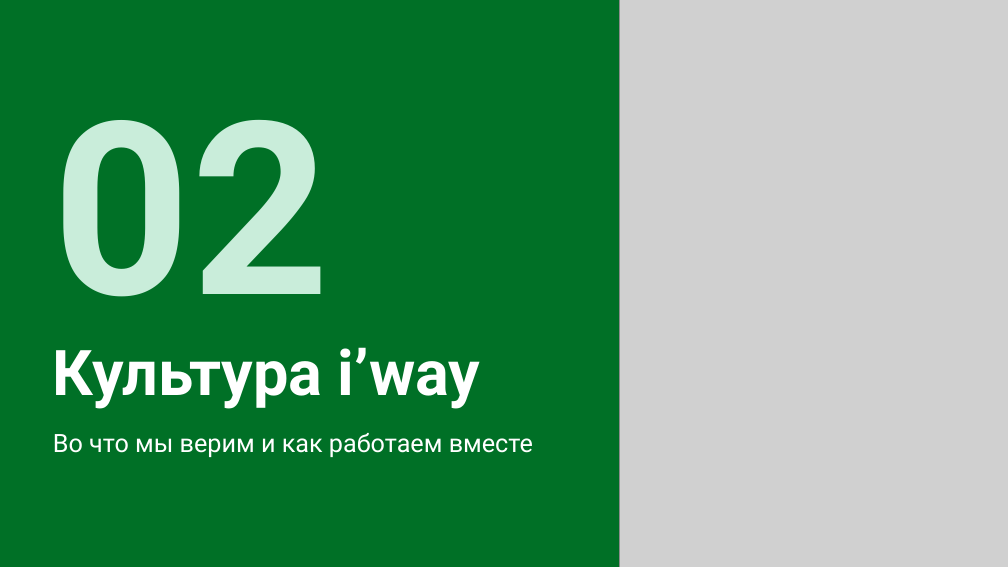
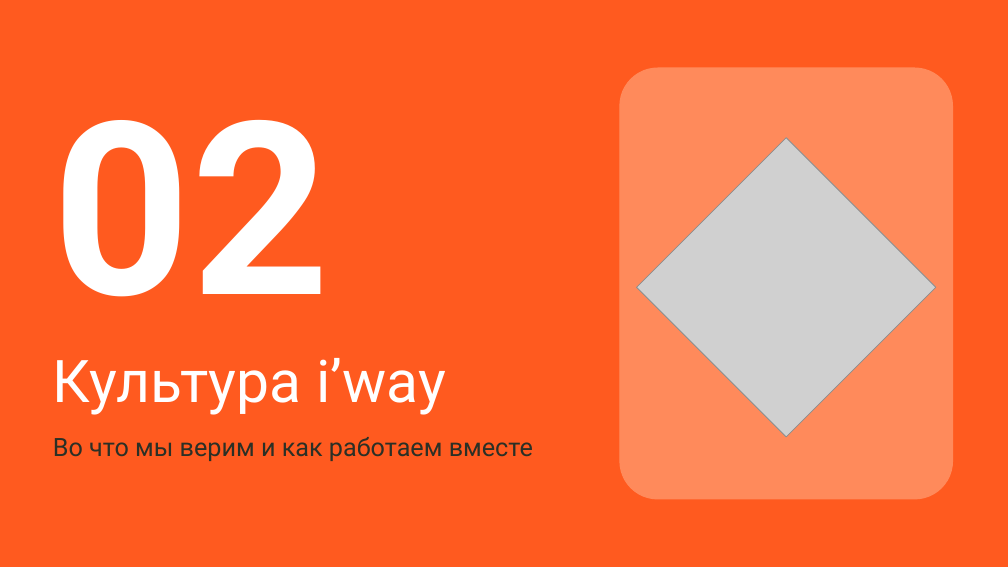
Before and after one commit to hriwayhr/HR-projects, a slide deck: slide 10 of presentations/HR-iway-onboarding-2026.pptx. Drawn at 1008x567 pixels with LibreOffice and Linux fonts; fonts in the diff are those of the drawing; grey boxes stand for pictures. Boxes give left, top, right and bottom in pixels: in the first picture for what was removed or moved away, otherwise in the second. Text is boxed around its words. In the diff, an @@ line names an element or a change of style, - is before the commit and + after.

```diff
--- a/presentations/HR-iway-onboarding-2026.pptx
+++ b/presentations/HR-iway-onboarding-2026.pptx
@@ background #007026 to #FF5A1F @@
@@ picture removed at <box>620,0,1008,567</box> @@
@@ text "02" at <box>53,120,330,297</box>: text colour #C9EDDA to #FFFFFF @@
@@ rounded rectangle added at <box>620,68,953,499</box>, fill #FF8A5B, outline #FF8A5B 1 pt @@
@@ picture added at <box>637,138,936,437</box> @@
@@ title "Культура i’way": place and size @@
-title "Культура i’way" at <box>53,347,481,409</box>
+title "Культура i’way" at <box>53,358,446,415</box>
@@ title "Культура i’way" at <box>53,358,446,415</box>: size 60 to 56 pt, bold off @@
@@ text "Во что мы верим и ..." at <box>53,437,533,461</box>: text colour #FFFFFF to #2B3026 @@
```
Also in this commit, not shown: 27 other slides changed, 4 other files.
